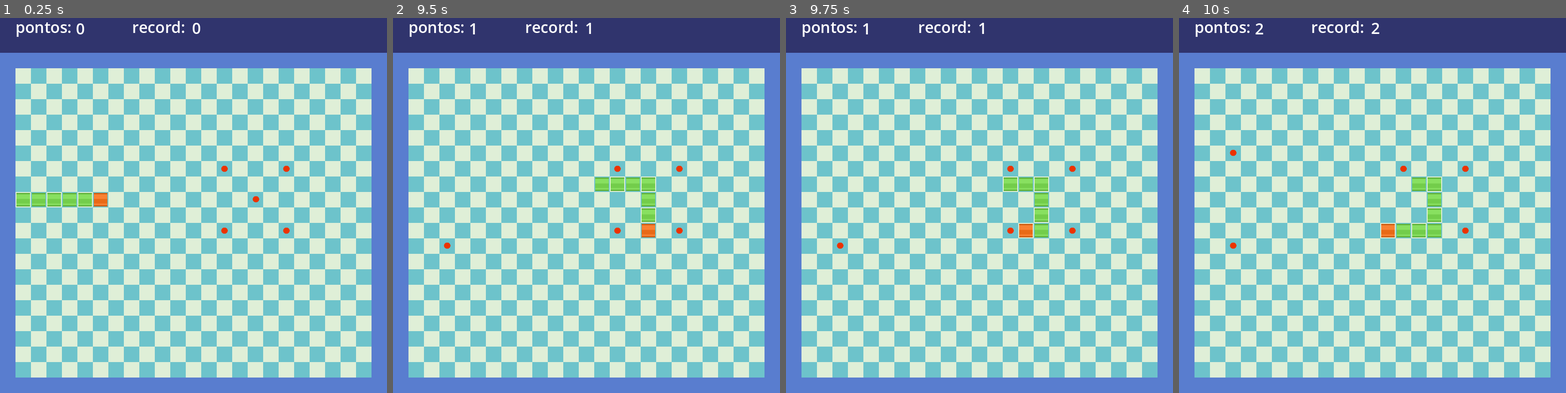
Above: before the commit, frames 1-4 (left to right).
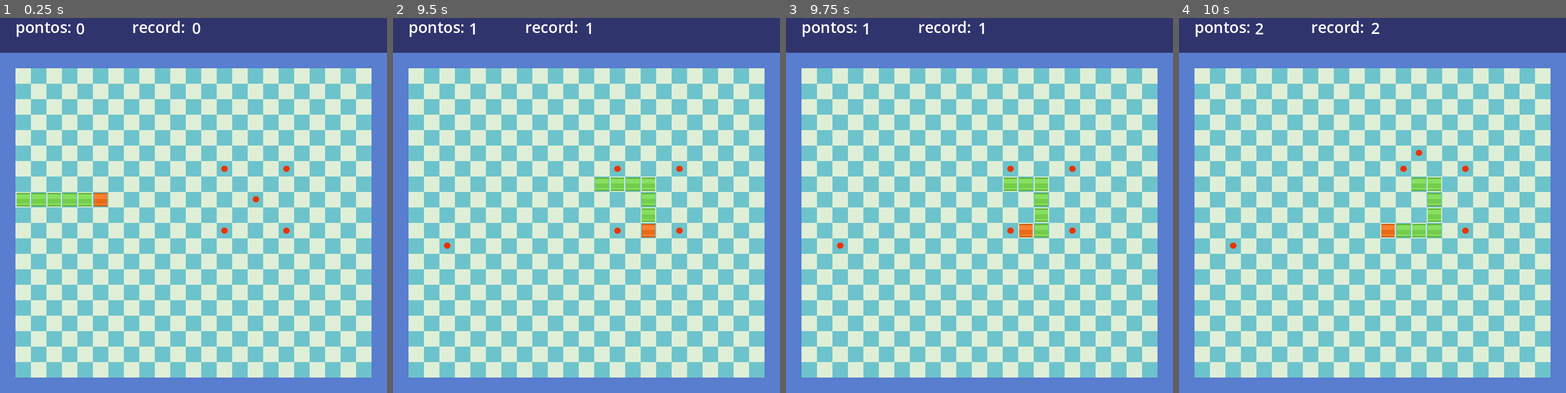
Above: after the commit, the same moments.

Repository: tales411/snake
Game: Godot game, scene res://scenes/main.tscn
Two runs of this game, one before a commit and one after it. Both use one fixed random seed, a clock stepped at 60 frames per second and the inputs below. The project has no main scene, so this scene is started directly.
Inputs:
- Up to frame 1 (0.25 s): no input
- Up to frame 2 (9.5 s): tap Enter (ui_accept) at 0.5, 0.77, 1.25, 1.52, 2, 2.75, 3.02, 3.5, 3.77, 4.25, 4.52, 6.77, 7.52, 8.27 s; hold Up (ui_up) 0.53-2.03 s; hold Left (ui_left) 2.03-3.53 s; hold Down (ui_down) 3.53-4.28 s; hold Right (ui_right) 4.28-5 s; click "Play" at 5 s; hold Up (ui_up) 5.78-6.53 s; hold Right (ui_right) 6.53-8.78 s; hold Down (ui_down) from 8.78 s (still down)
- Up to frame 3 (9.75 s): release Down (ui_down) at 9.53 s; hold Left (ui_left) from 9.53 s (still down)
- Up to frame 4 (10 s): keep holding Left (ui_left); tap Enter (ui_accept) at 9.77 s

Frames 1-3 are identical in both runs. In frame 4, less than 0.1% of the frame differs, in the area x 13-63%, y 35-37%.

Commit message:
update wall

Diff:
--- a/snake/scripts/main.gd
+++ b/snake/scripts/main.gd
@@ -117,7 +117,6 @@
 		# Gera uma nova posição aleatória na linha fixa
 		var random_x = (randi() % int(22) * 32) - 16 + (32 * 2)# -16 para alinhar no centro
 		var random_y = (randi() % int(19) * 32) - 16 + (32 * 5)
-		random_x = 2*32 - 16 + (32*2)
 		new_position = Vector2(random_x, random_y)
 
 		# Verifica se a posição gerada é válida
@@ -161,10 +160,8 @@
 	while valid_position == false:
 		var random_x = (randi() % int(22) * 32) - 16 + (32 * 2)
 		var random_y = (randi() % int(19) * 32) - 16 + (32 * 5)
-		random_x = 2*32 - 16 + (32*2)
 		new_position = Vector2(random_x, random_y)
 		valid_position = _check_wall_position(new_position)
-
 
 	wall.position = new_position
 	$wall.add_child(wall)
@@ -183,5 +180,8 @@
 		if existing_fruit.position == new_position:
 			print("posição invalida. wall colidindo com fruta")
 			return false
+	if $player.position.distance_to(new_position) < 100:
+		print("posição invalida. proximo demais ao player")
+		return false
 
 	return true
